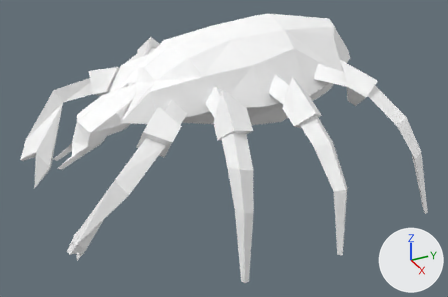
The Blender file base/models/aliens/bloodspider/bloodspider.blend as it was, and as the next commit left it.
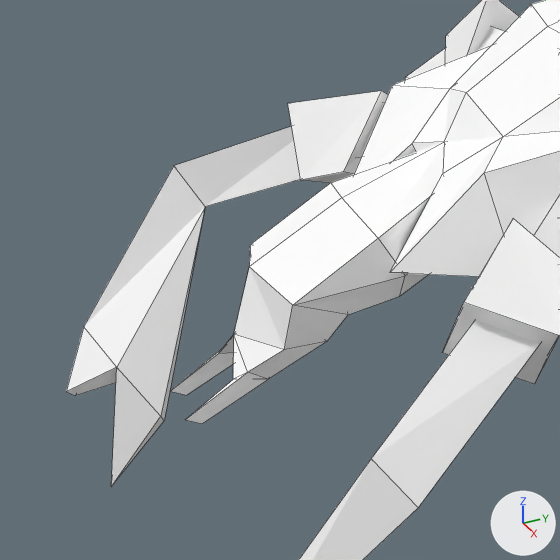
Each version is shown whole from a 50 mm camera at (25.4, -12.28, 15.69) aimed at (1.14, -0.44, 2.34), then close up on the part from 0% to 39% of the width and 13% to 71% of the height. Lighting does not change. The marker at lower right points along +X, +Y and +Z. The close-ups show mesh edges as thin lines.

Objects in the first close-up: 'bloodspider'.
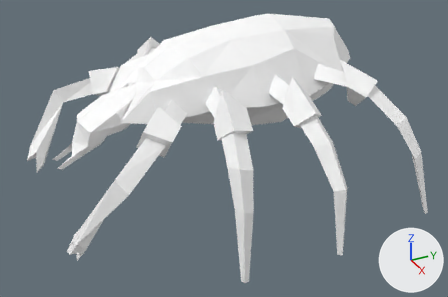
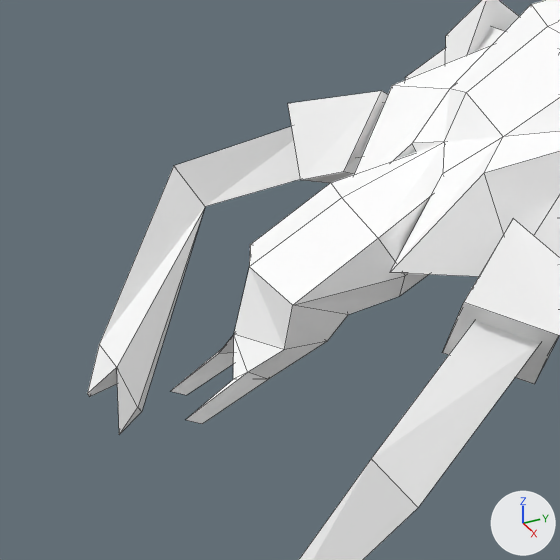
Commit message: * Made bloodspider claws symetrical again. md2 not yet updated.

What the commit changed:
me_bloodspider has 323 vertices, 286 faces and spans x -8.3..8.3, y -9.2..7.4, z -0.4..8.3.
me_bloodspider is used by ob_bloodspider; location (0.0, 0.0, 0.0).
Part 1, on me_bloodspider:
Vertex 263 of me_bloodspider moves from (-3.9, -8.9, -0.4) at pixel (111, 486) to (-4.2, -8.6, 0.3) at pixel (119, 434).
Vertex 265 of me_bloodspider moves from (-3.8, -7.9, 0.6) at pixel (164, 420) to (-4.1, -8.2, 0.7) at pixel (141, 411).
Vertex 269 of me_bloodspider moves from (-3.6, -8.0, 0.8) at pixel (160, 416) to (-3.8, -8.3, 0.9) at pixel (137, 407).
Vertex 273 of me_bloodspider moves from (-5.2, -8.4, 1.6) to (-4.8, -8.6, 1.6).
Vertex 275 of me_bloodspider moves from (-4.9, -8.8, 2.0) at pixel (83, 326) to (-4.6, -8.6, 1.8) at pixel (99, 344).
Vertex 277 of me_bloodspider moves from (-4.5, -9.2, 1.1) at pixel (66, 391) to (-4.3, -9.0, 1.1) at pixel (87, 393).
Vertex 279 of me_bloodspider moves from (-4.7, -9.1, 0.9) at pixel (75, 395) to (-4.5, -8.9, 0.9) at pixel (89, 396).

What differs and where, as boxes (x1, y1, x2, y2) in the close-ups (560 x 560 px; the box of a moved part takes in the faces that stretch with it):
'bloodspider', reshaped
    before: (66, 0, 560, 560)
    after: (87, 0, 560, 560)
part 1 of me_bloodspider, moved or reshaped
    before: (66, 166, 205, 486)
    after: (87, 166, 205, 435)
